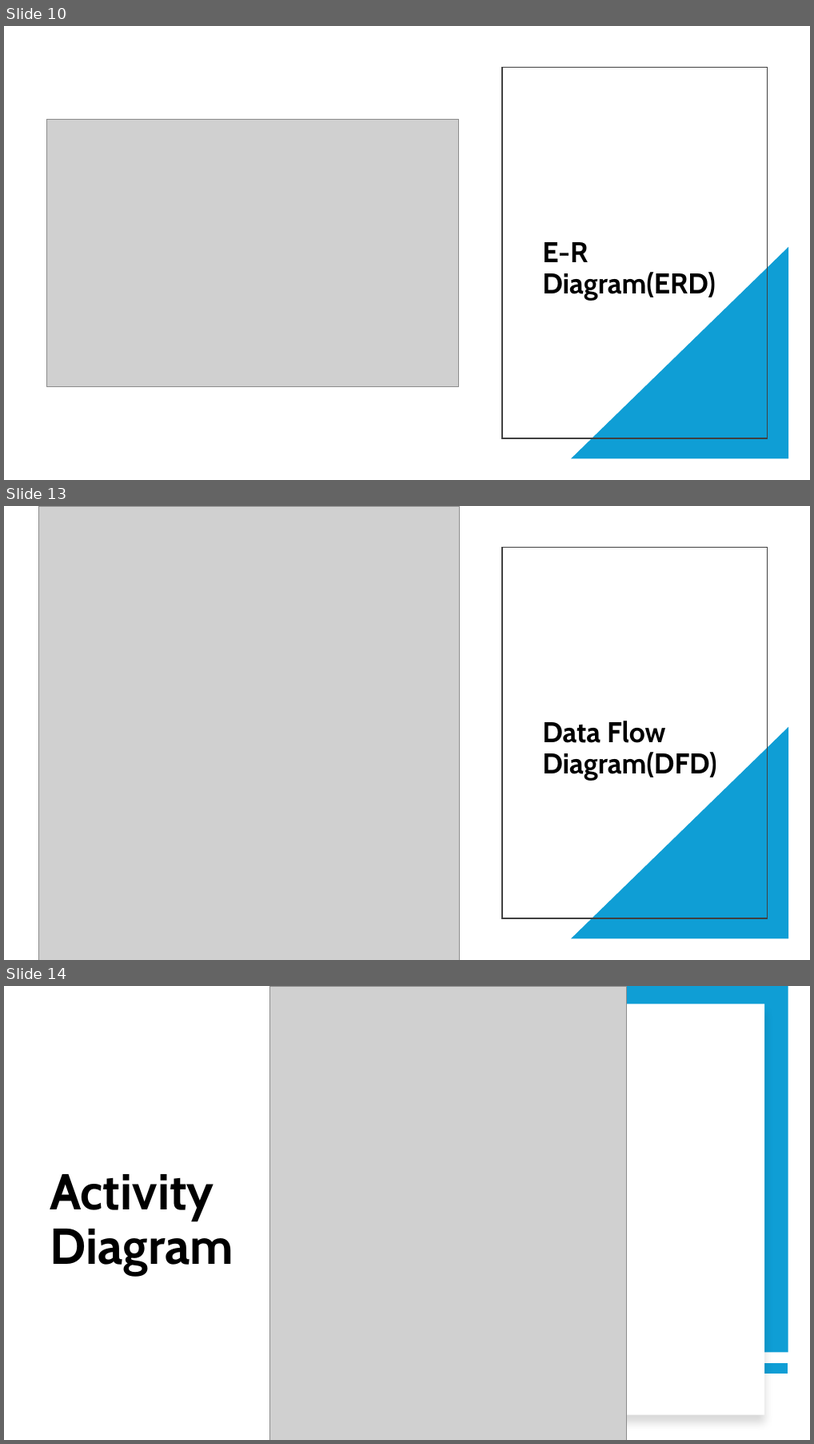
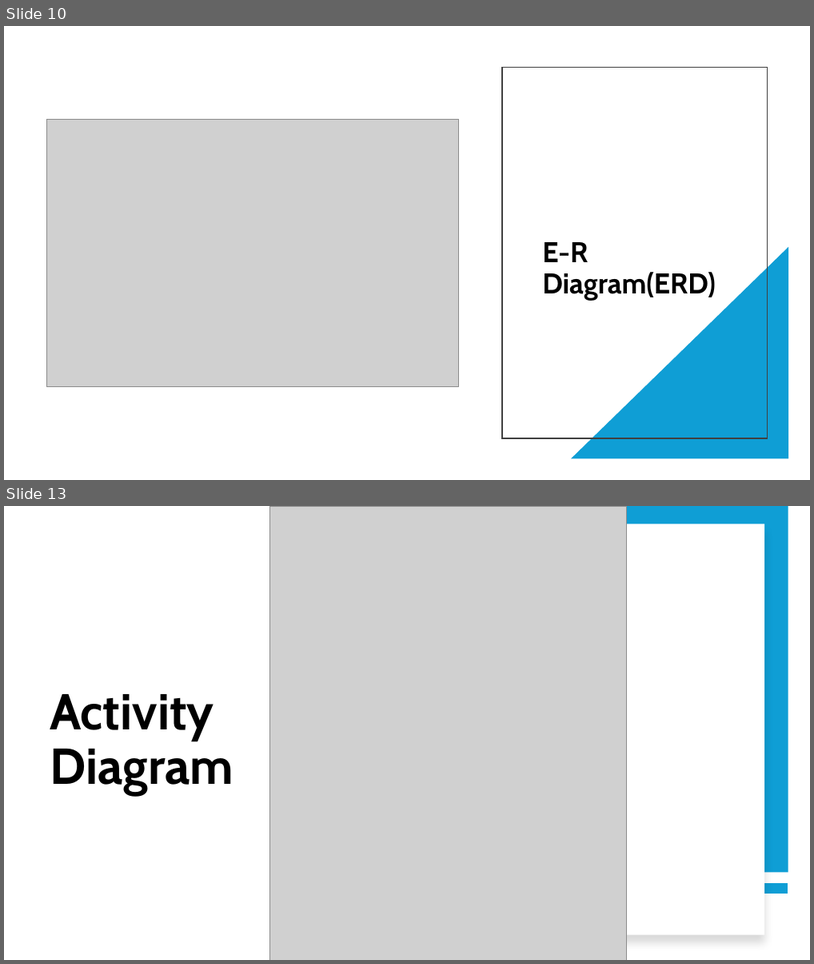
Before and after one commit to SonaniAkshit/university-chatbot-web, a slide deck: University_Chatbot Documentations/Gujarat Vidyapith Chatbot with Design.pptx. Shown one above the other, each under a label of ours: slides 10, 13 and 14 before the commit, slides 10 and 13 after it; the slides between them are not shown. The pictures are 814x1444 and 814x964 pixels, drawn with LibreOffice and Linux fonts; fonts in the diff are those of the drawing; grey boxes stand for pictures. Boxes give left, top, right and bottom in pixels: in the first picture for what was removed or moved away, otherwise in the second. Text is boxed around its words. In the diff, an @@ line names an element or a change of style, - is before the commit and + after.

```diff
--- a/University_Chatbot Documentations/Gujarat Vidyapith Chatbot with Design.pptx
+++ b/University_Chatbot Documentations/Gujarat Vidyapith Chatbot with Design.pptx
@@ slide 13 removed at [4, 506, 810, 960], background #FFFFFF @@
@@ picture removed at [38, 506, 459, 960] @@
@@ rectangle removed at [502, 547, 768, 918] @@
@@ title removed at [542, 720, 718, 780] @@
-Data Flow Diagram(DFD)
@@ right triangle removed at [571, 727, 790, 939] @@
@@ what was slide 14 is now slide 13 @@
```
Also in this commit, not shown: 2 slides changed, 2 other files.
